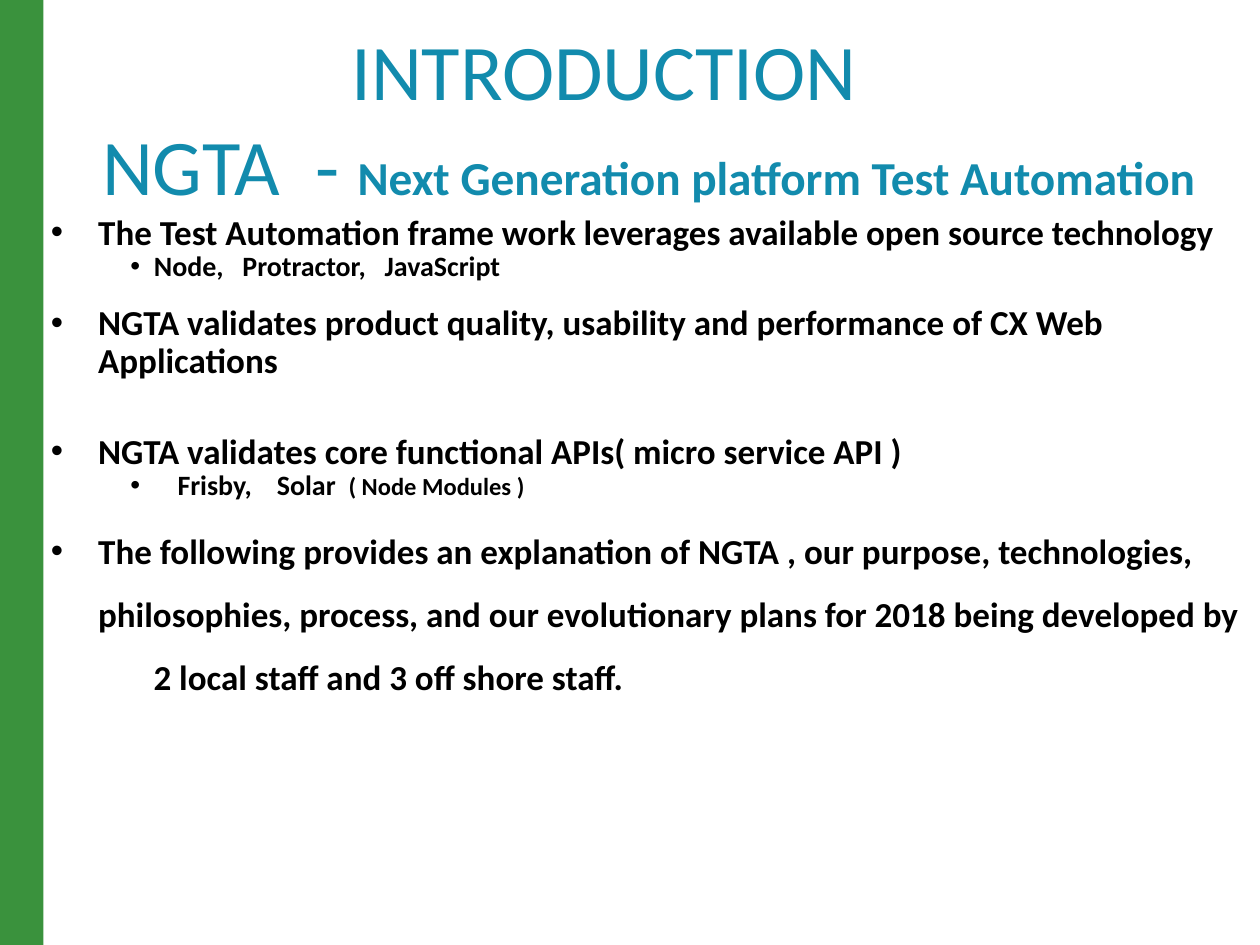
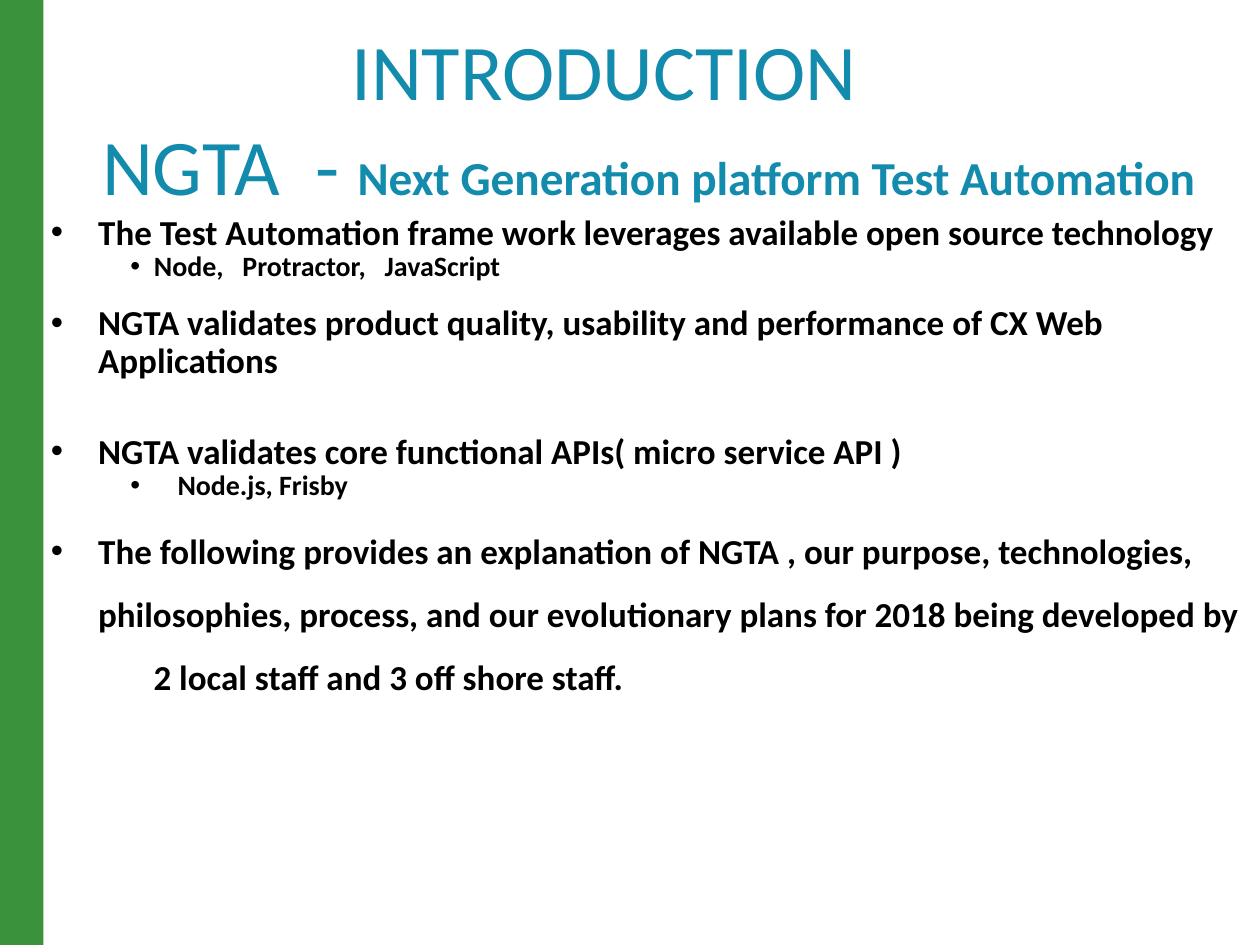
Before and after one commit to raghav9329/mainProf, a slide deck: slide 2 of CurrentWork_Delta/CX_StrategyPowerPoint.pptx. Drawn at 1260x945 pixels with LibreOffice and Linux fonts; fonts in the diff are those of the drawing. Boxes give left, top, right and bottom in pixels: in the first picture for what was removed or moved away, otherwise in the second. Text is boxed around its words. In the diff, an @@ line names an element or a change of style, - is before the commit and + after.

```diff
--- a/CurrentWork_Delta/CX_StrategyPowerPoint.pptx
+++ b/CurrentWork_Delta/CX_StrategyPowerPoint.pptx
@@ text at (x1=178, y1=475, x2=348, y2=500): text changed; size 14 to 16 pt @@
-  • Frisby, Solar ( Node Modules )
+  • Node.js, Frisby
```
Also in this commit, not shown: 10 other slides changed, 5 other files.
